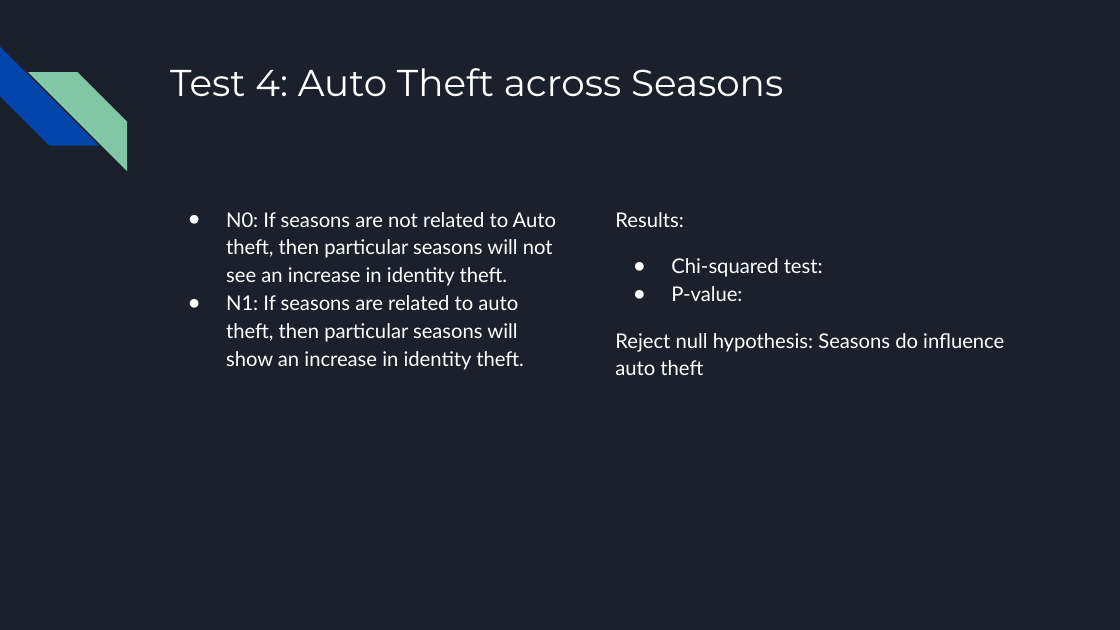
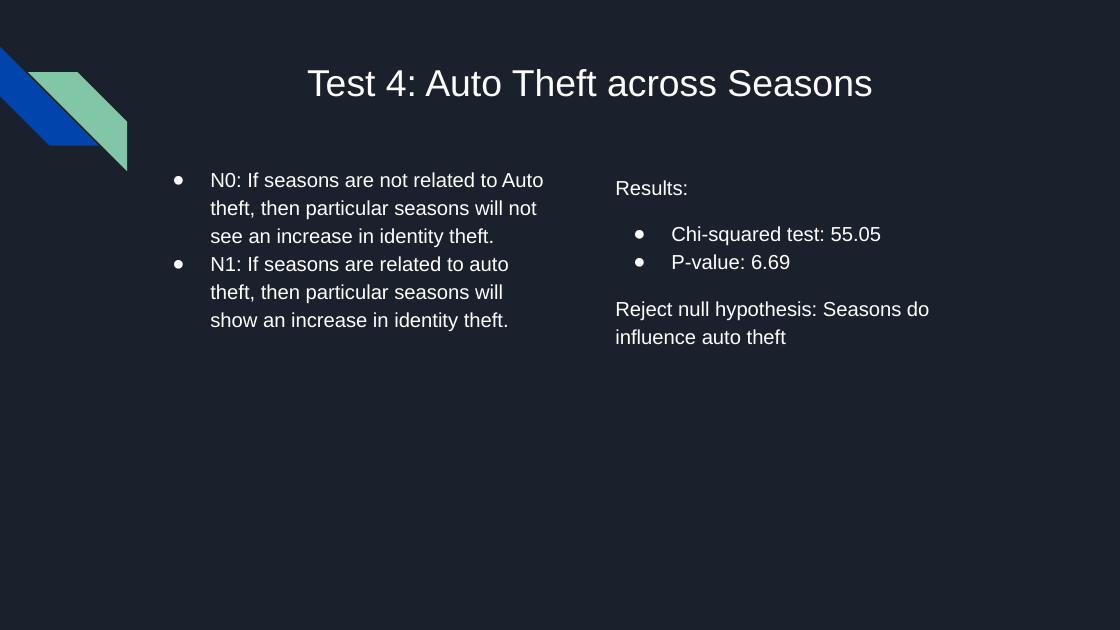
Before and after one commit to oddtexan/Project-1, a slide deck: slide 11 of Project 1 Presentation Final.pptx (slide 14 before the commit). Drawn at 1120x630 pixels with LibreOffice and Linux fonts; fonts in the diff are those of the drawing. Boxes give left, top, right and bottom in pixels: in the first picture for what was removed or moved away, otherwise in the second. Text is boxed around its words. In the diff, an @@ line names an element or a change of style, - is before the commit and + after.

Commit message:
auto modifications

```diff
--- a/Project 1 Presentation Final.pptx
+++ b/Project 1 Presentation Final.pptx
@@ title "Test 4: Auto Theft across ..." at [307,69,872,97]: font Montserrat to Arial; alignment left to centre @@
@@ text "N0: If seasons are not ...": place and size @@
-text "N0: If seasons are not ..." at [226,212,556,370]
+text "N0: If seasons are not ..." at [210,172,544,331]
@@ text "N0: If seasons are not ..." at [210,172,544,331]: font Lato to Arial @@
@@ text "Results:": place and size @@
-text "Results:" at [615,212,1004,375]
+text "Results:" at [615,180,930,345]
@@ text at [615,180,930,345]: font Lato to Arial in "Results:", "Reject null hypothesis: Seasons do influence auto ..." @@
@@ text at [671,226,882,270]: text changed; font Lato to Arial @@
-● Chi-squared test:
-● P-value:
+● Chi-squared test: 55.05
+● P-value: 6.69
```
Also in this commit, not shown: 9 other slides changed, 3 slides added, 3 slides removed.
